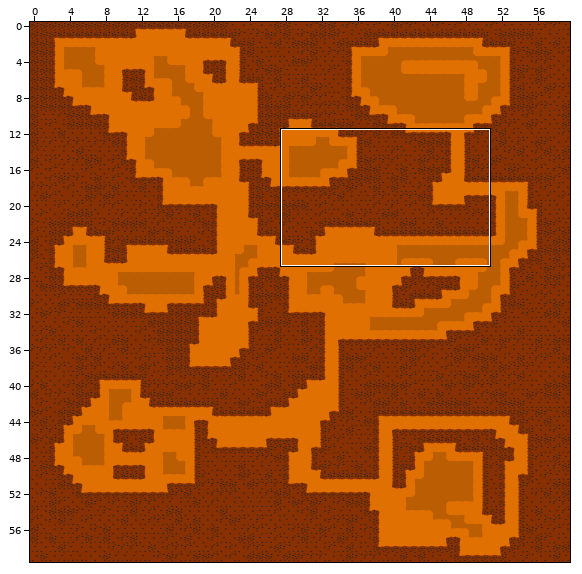
Level history. Tiled map: art/ground/map.tmx. Above, an overview of the earlier version with the close-up marked.
Close-up. The starting point:
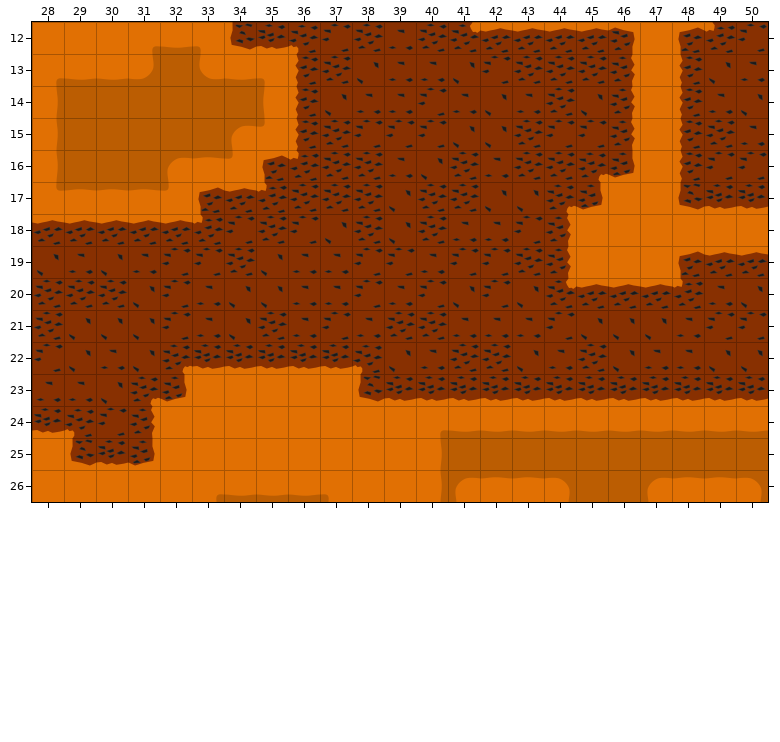
Cells are 64x64 px. Shown: x 28..50, y 12..26.
Now the later version:
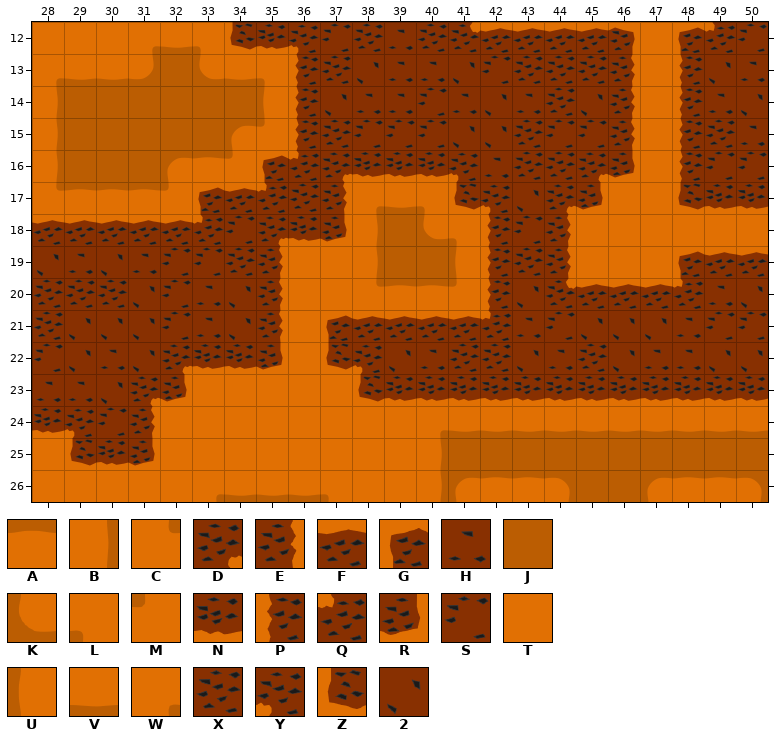
Key: from "test": A 0, B 1, C 3, D 4, E 5, F 6, G 7, H 8, J 15, K 17, L 18, M 19, N 20, P 21, Q 22, R 23, S 24, T 30, U 32, V 33, W 34, X 35, Y 36, Z 39, 2 40.
_ is an empty cell, . an unchanged one.
The edit:
--- layer "Kachelebene 1"
@@ x 35..42 @@
-16 ..XXH2X.
-17 ..XX2XX2
-18 XS2X2XHH
-19 2HHSSHSS
-20 2HHSHS2S
-21 XHSHXXHH
-22 NNN.....
+16 ..DNNNY.
+17 ..EWVLZY
+18 DNRBJKLP
+19 ETTBJJUP
+20 ETTCAAMP
+21 ETGFFFFQ
+22 RTZ.....
